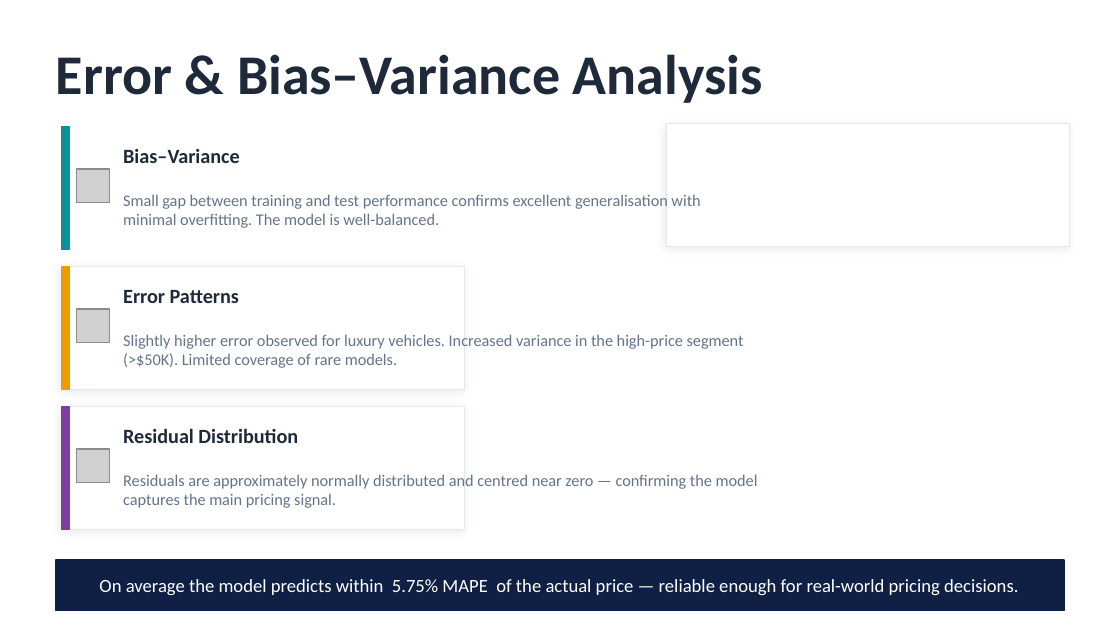
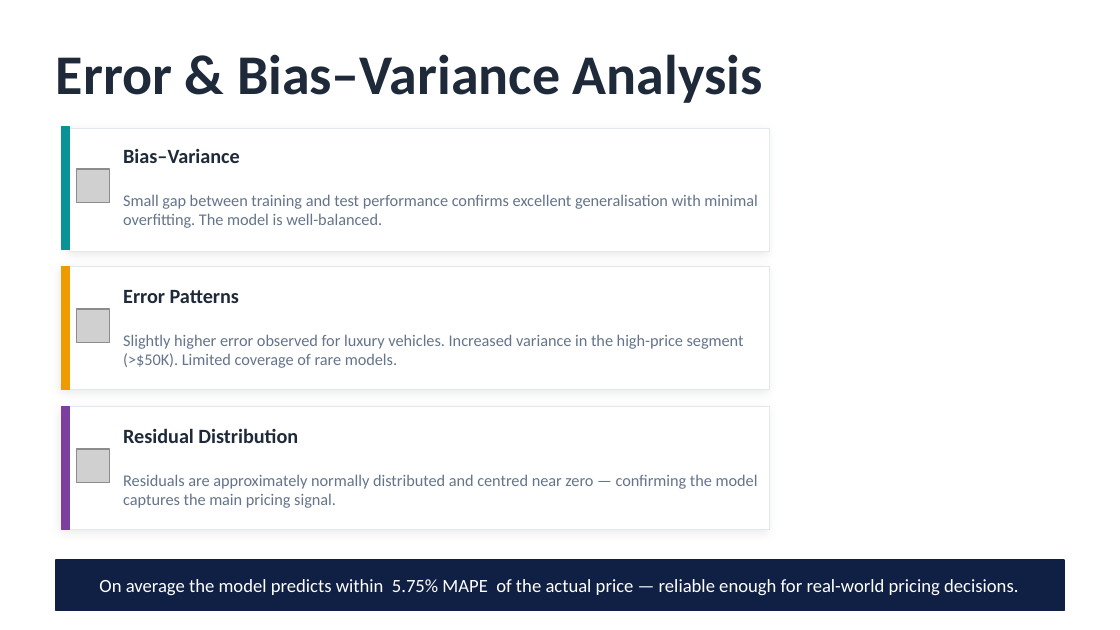
Before and after one commit to shiref-ashraf/Car-price-prediction, a slide deck: slide 18 of CarPricePrediction Final.pptx. Drawn at 1120x630 pixels with LibreOffice and Linux fonts; fonts in the diff are those of the drawing; grey boxes stand for pictures. Boxes give left, top, right and bottom in pixels: in the first picture for what was removed or moved away, otherwise in the second. Text is boxed around its words. In the diff, an @@ line names an element or a change of style, - is before the commit and + after.

```diff
--- a/CarPricePrediction Final.pptx
+++ b/CarPricePrediction Final.pptx
@@ rectangle resized from (x1=666, y1=123, x2=1070, y2=246) to (x1=69, y1=129, x2=769, y2=252) @@
@@ text "Small gap between training and ..." rewrapped from (x1=123, y1=194, x2=700, y2=228) to (x1=123, y1=194, x2=757, y2=228) @@
@@ rectangle resized from (x1=62, y1=267, x2=465, y2=390) to (x1=62, y1=267, x2=769, y2=390) @@
@@ rectangle resized from (x1=62, y1=407, x2=465, y2=530) to (x1=62, y1=407, x2=769, y2=530) @@
```
Also in this commit, not shown: 2 other slides changed, 1 other file.
